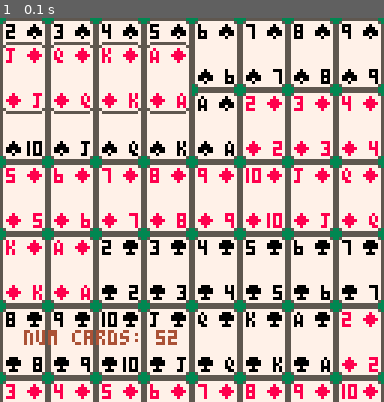
Above: before the commit, frame 1.
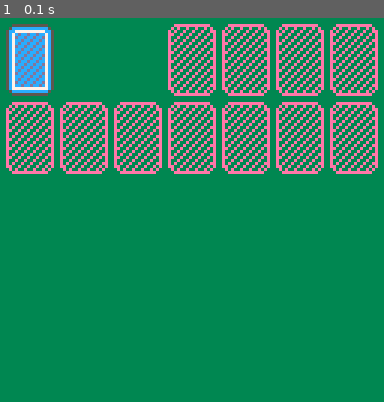
Above: after the commit, the same moment.

Repository: marcus-grant/pico8-kabafuda
Game: PICO-8 cartridge kabafuda.p8
Same seed, same stepped clock (60 frames per second), same inputs: the game is played once before the commit and once after it.
Inputs:
- Up to frame 1 (0.1 s): no input

The runs differ from the first frame. In frame 1, 97% of the frame differs, in the area x 0-100%, y 0-100%.

Commit message:
Ft: Basic solitaire game board render
- Refactor function names for brevity (spr_card, init_st, etc)
- Add suit/rank constants (HRT/SPD/DIA/CLB, R2-RA)
- Fix suit logic with proper 0-based indexing
- Implement card drawing with 2x3 sprite layout
- Add stack shuffling and initialization
- Create foundation and tableau markers
- Board shows: deck back, 4 foundation slots, 7 tableau slots
- All debug functions working: drawing, data structures, shuffling

Diff:
--- a/kabafuda.p8
+++ b/kabafuda.p8
@@ -1,71 +1,65 @@
 pico-8 cartridge // http://www.pico-8.com
 version 43
 __lua__
+-- suit constants (0-based for sprites)
+HRT, SPD, DIA, CLB = 0,1,2,3
+
+-- rank constants
+R2,R3,R4,R5,R6 = 2,3,4,5,6
+R7,R8,R9,R10 = 7,8,9,10
+RJ,RQ,RK,RA = 11,12,13,14
+
 stacks = {}
 
-function sprcard(rank,suit,x,y,sm)
- --r: rank (2-13), s: suit (0-3)
- --x: column coord, y: row coord
- -- top/bot sprite offsets
- top_spr = 0
- bot_spr = 16
- if suit & 1 == 1 then -- odd
-  top_spr = 32 -- odd suits...
-  bot_spr = 48 -- ...black
- end
-
- -- nw & se are ranks
- -- ne & sw are suits
- -- assign rank sprites
-	nw_spr = top_spr + rank
-	se_spr = bot_spr + rank
-
- suit_spr = 0 -- red sprites
- if suit & 1 == 1 then
-  suit_spr = 32 -- black sprites
- end
- -- also diam/club is suit > 1
- if suit > 1 then
- 	suit_spr += 1 -- diamond/club
- end
-
- -- assign suit sprites
-	ne_spr = suit_spr
-	sw_spr = suit_spr + 16
-
-	-- draw all card sprites
-	spr(nw_spr, x,   y)
-	spr(ne_spr, x+8, y)
-	spr(15,     x,   y+8)
-	spr(31,     x+8, y+8)
-	spr(sw_spr, x,   y+16)
-	spr(se_spr, x+8, y+16)
-end
-
-function sprcard_st(st)
+function spr_card(rank,suit,x,y)
+ --draws 16x24 card sprite
+ --rank: R2-RA, suit: HRT,SPD,DIA,CLB
+
+ local blk = suit&1==1
+ local rtop = blk and 32 or 0
+ local rbot = blk and 48 or 16
+
+ local sbase = blk and 32 or 0
+ if suit>1 then sbase+=1 end
+
+ -- 2x3 sprite layout:
+ -- [r][s] top
+ -- [15][31] mid
+ -- [s][r] bot
+
+ spr(rtop+rank, x,   y)
+ spr(sbase,     x+8, y)
+ spr(15,        x,   y+8)
+ spr(31,        x+8, y+8)
+ spr(sbase+16,  x,   y+16)
+ spr(rbot+rank, x+8, y+16)
+end
+
+function spr_stack(st)
+ --
  if st == nil then
-  st = stacks.stock
- end
-	x = 0
-	y = 0
-	for c in all(st) do
-		if x >= 128 then
-			x = 0
-			y = y + 24
-		end
-		if y >= 128 then
-			y = 8
-		end
-		sprcard(c.r,c.s,x,y)
-		x += 16
+	st = stacks.stock
+ end
+ x = 0
+ y = 0
+ for c in all(st) do
+	if x >= 128 then
+	 x = 0
+	 y = y + 24
 	end
-	msg = "num cards: "
-	msg = msg..#stacks.stock
-	print(msg,8,104,4)
-end
-
-function init_stacks()
- --(re)init stacks global
+	if y >= 128 then
+	 y = 8
+	end
+	spr_card(c.r,c.s,x,y)
+	x += 16
+ end
+ msg = "num cards: "
+ msg = msg..#stacks.stock
+ print(msg,8,104,4)
+end
+
+function init_st()
+ --(re)init stacks global state
  stacks = {
   stock = {},
   waste = {},
@@ -74,64 +68,66 @@
  }
 
  --populate stock w/ all cards
- for s=1,4 do
-  for r=2,14 do
-  	add(stacks.stock, {s=s, r=r})
+ for s=HRT,CLB do
+  for r=R2,RA do
+   add(stacks.stock, {s=s, r=r})
   end
  end
- return deck
 end
 
 function strcard(card)
  if card.r < 10 then
   txt = tostr(card.r)
- elseif card.r == 10 then
+ elseif card.r == R10 then
   txt = "0"
- elseif card.r == 11 then
+ elseif card.r == RJ then
   txt = "j"
- elseif card.r == 12 then
+ elseif card.r == RQ then
   txt = "q"
- elseif card.r == 13 then
+ elseif card.r == RK then
   txt = "k"
- elseif card.r == 14 then
+ elseif card.r == RA then
   txt = "a"
  else
   txt = "bad"
  end
-	if card.s == 0 then
-	 txt = txt.."h"
-	elseif card.s == 1 then
-	 txt = txt.."s"
-	elseif card.s == 2 then
-	 txt = txt.."d"
-	elseif card.s == 3 then
-	 txt = txt.."c"
-	else
-	 txt = txt.."!"
-	end
-	return txt
-end
-
-function print_stack(st)
+ if card.s == HRT then
+  txt = txt.."h"
+ elseif card.s == SPD then
+  txt = txt.."s"
+ elseif card.s == DIA then
+  txt = txt.."d"
+ elseif card.s == CLB then
+  txt = txt.."c"
+ else
+  txt = txt.."!"
+ end
+ return txt
+end
+
+function print_st(st)
  pt = {0, 0}
-	for c in all(st) do
-	 msg = strcard(c)
-		print(msg, pt[1], pt[2])
-		pt[1] += 16
-		if pt[1] >= 128 then
-		 pt[1] = 0
-		 pt[2] += 16
-		end
-	end
-end
-
-function sprdeck()
+ for c in all(st) do
+  msg = strcard(c)
+  print(msg, pt[1], pt[2])
+  pt[1] += 16
+  if pt[1] >= 128 then
+   pt[1] = 0
+   pt[2] += 16
+  end
+ end
+end
+
+function spr_deckback()
+ --Draw 2x3 sprs for
+ --turned over stock decks back
  local p = {2, 2}
-	sspr(0,32,16,24,p[1],p[2])
-end
-
-function sprmark_found(n)
- --draw 2x3 sprs for ace marks
+ sspr(0,32,16,24,p[1],p[2])
+end
+
+function sprfound(n)
+ --draw 2x3 sprs for
+ --found stack markers
  --param n is num of ace mark
  local pad = 2
  local offs= (pad + 16) * n
@@ -139,7 +135,7 @@
  sspr(16,32,16,24,p[1],p[2])
 end
 
-function sprmark_tablu(n)
+function sprtablu(n)
  --draw 2x3 sprs for...
  --...frecell markings (0..6)
  local marg = 2 --margin to scr
@@ -150,13 +146,13 @@
  sspr(16,32,16,24,posx,posy)
 end
 
-function deal(deck)
- sprdeck()
+function spr_init_board()
+ spr_deckback()
  for i=0,3 do
-  sprmark_ace(i)
+  sprfound(i)
  end
  for i=0,6 do
-  sprmark_freecell(i)
+  sprtablu(i)
  end
 end
 
@@ -164,16 +160,16 @@
  if st == nil then
   st = stacks.stock
  end
-	local tmp = 0
-	local i = #st
-	local j = 0
-	while i >= 2 do
-	 j = rnd(i)\1 + 1
-	 tmp = st[i]
-	 st[i] = st[j]
-	 st[j] = tmp
-	 i -= 1
-	end
+ local tmp = 0
+ local i = #st
+ local j = 0
+ while i >= 2 do
+  j = rnd(i)\1 + 1
+  tmp = st[i]
+  st[i] = st[j]
+  st[j] = tmp
+  i -= 1
+ end
 end
 
 function _init()
@@ -182,14 +178,15 @@
 
  palt(0, false) -- render black
  palt(3, true)  -- d.grn tansp
-	cls(3)         -- clear d.grn
-	-- setup play board
-	init_stacks()
-	sprcard_st()
-	shuffle_st()
-	--sprcard_st(stacks.stock,true)
-	--print("num cards: "..#stacks.stock)
-	--deal(deck)
+ cls(3)         -- clear d.grn
+ -- setup play board
+ init_st()
+ spr_stack() --debug
+ shuffle_st()
+ spr_stack(stacks.stock) --debg
+ print("num cards: "..#stacks.stock)
+ cls(3)
+ spr_init_board()
 end
 
 function _update()
